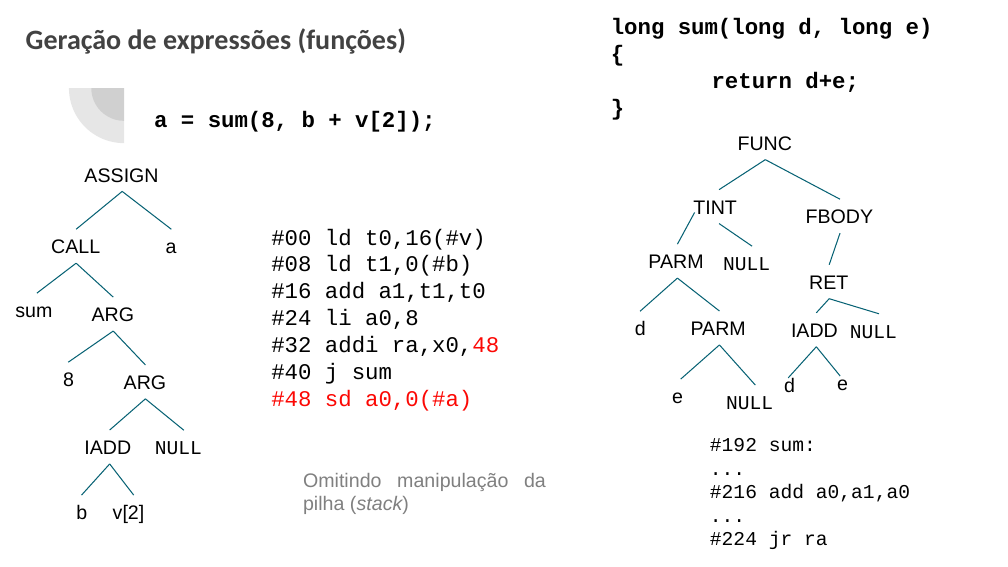
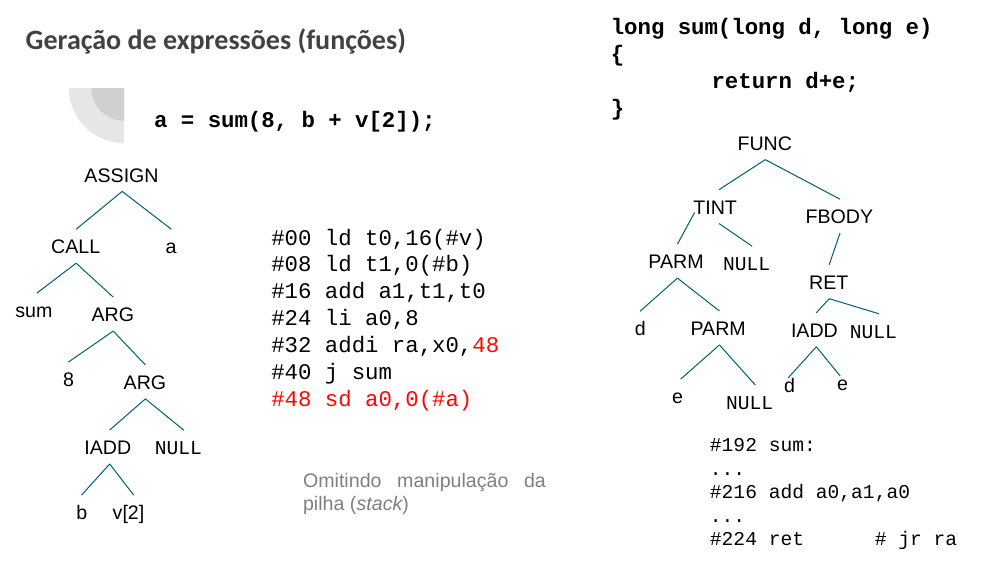
Before and after one commit to ajholanda/edu-compiladores, a slide deck: slide 20 of slides/geracao_codigo.pptx (slide 19 before the commit). Drawn at 1008x567 pixels with LibreOffice and Linux fonts; fonts in the diff are those of the drawing. Boxes give left, top, right and bottom in pixels: in the first picture for what was removed or moved away, otherwise in the second. Text is boxed around its words. In the diff, an @@ line names an element or a change of style, - is before the commit and + after.

```diff
--- a/slides/geracao_codigo.pptx
+++ b/slides/geracao_codigo.pptx
@@ text at (710, 531, 958, 549): text changed @@
-#224 jr ra
+#224 ret # jr ra
```
Also in this commit, not shown: 1 other slide changed, 1 slide added.
